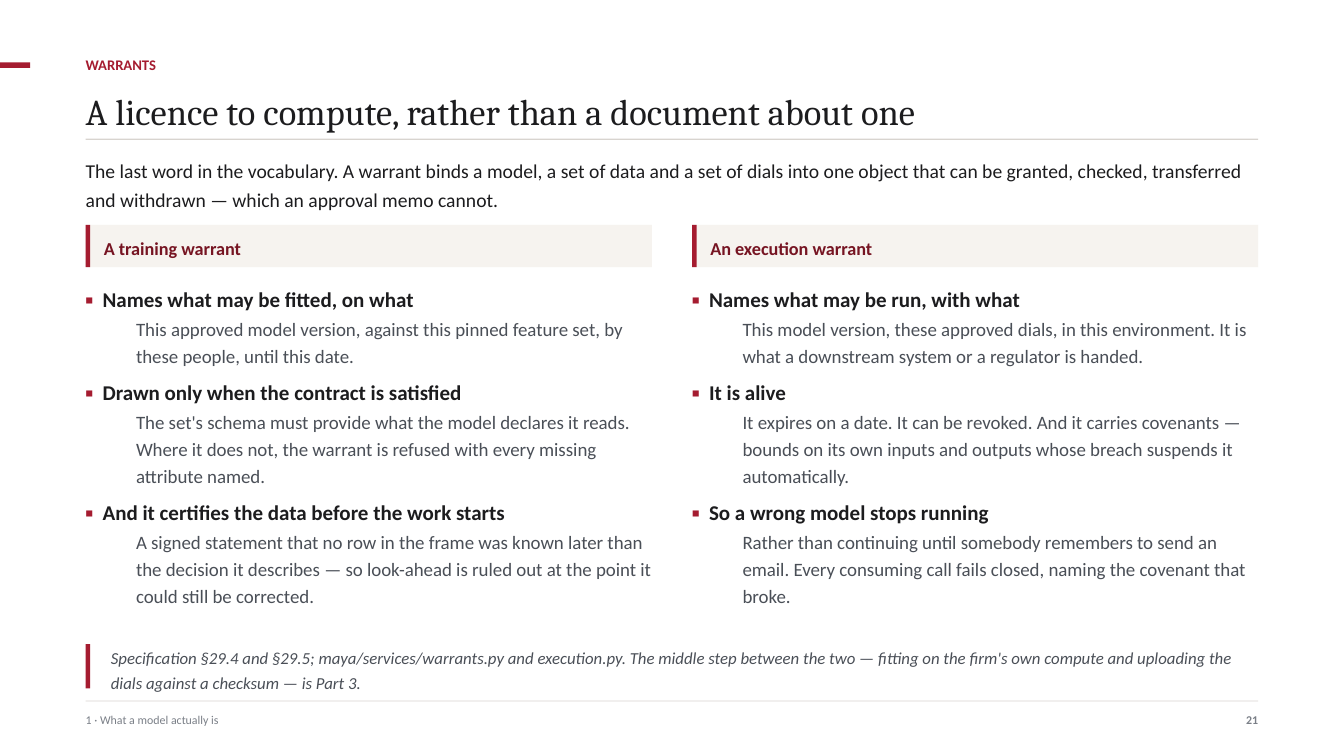
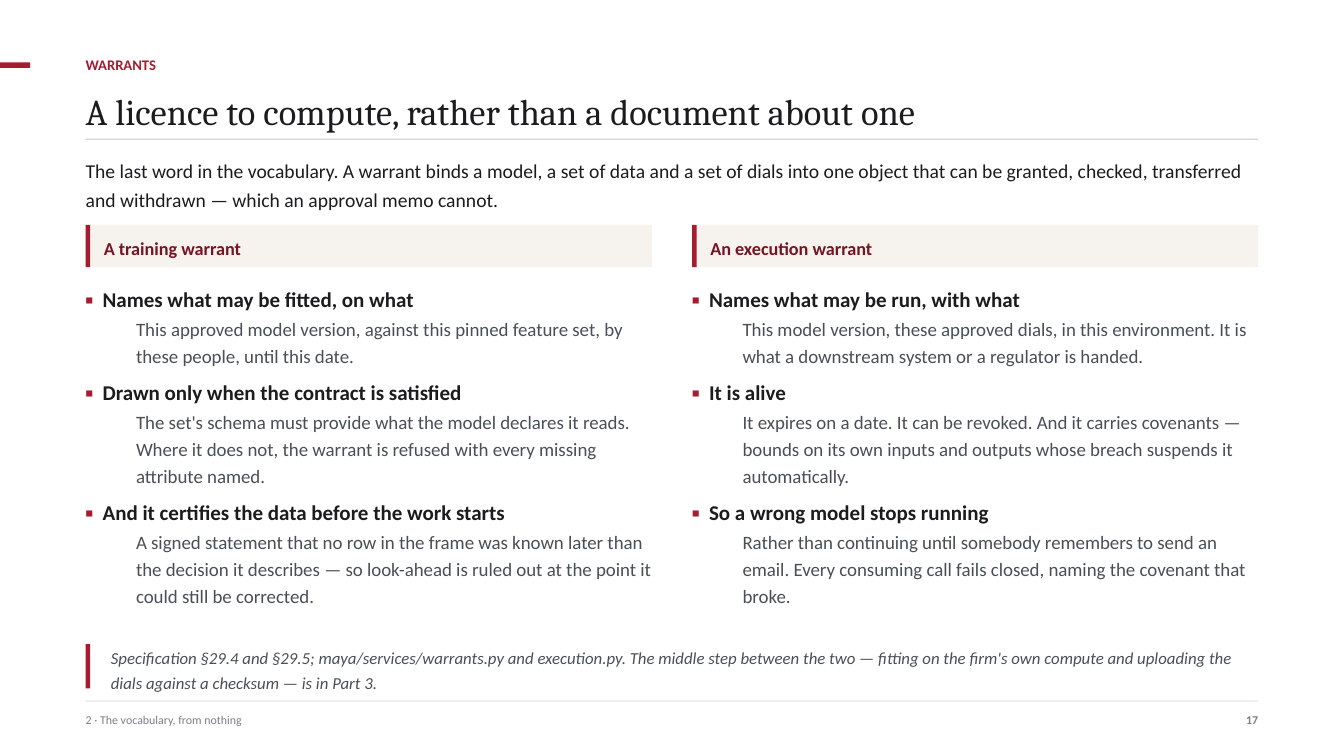
Before and after one commit to ajsinha/maya, a slide deck: slide 17 of docs/MAYA-Model-Management-Formalism-and-System-Design.pptx (slide 21 before the commit). Drawn at 1344x756 pixels with LibreOffice and Linux fonts; fonts in the diff are those of the drawing. Boxes give left, top, right and bottom in pixels: in the first picture for what was removed or moved away, otherwise in the second. Text is boxed around its words. In the diff, an @@ line names an element or a change of style, - is before the commit and + after.

```diff
--- a/docs/MAYA-Model-Management-Formalism-and-System-Design.pptx
+++ b/docs/MAYA-Model-Management-Formalism-and-System-Design.pptx
@@ text at (111,652,1231,692): text changed @@
-Specification §29.4 and §29.5; maya/services/warrants.py and execution.py. The middle step between the two — fitting on the firm's own compute and uploading the dials against a checksum — is Part 3.
+Specification §29.4 and §29.5; maya/services/warrants.py and execution.py. The middle step between the two — fitting on the firm's own compute and uploading the dials against a checksum — is in Part 3.
@@ text at (86,716,241,726): text changed @@
-1 · What a model actually is
+2 · The vocabulary, from nothing
@@ text at (1246,716,1258,724): text changed @@
-21
+17
```
Also in this commit, not shown: 42 other slides changed, 27 slides added, 47 slides removed, 12 other files.
